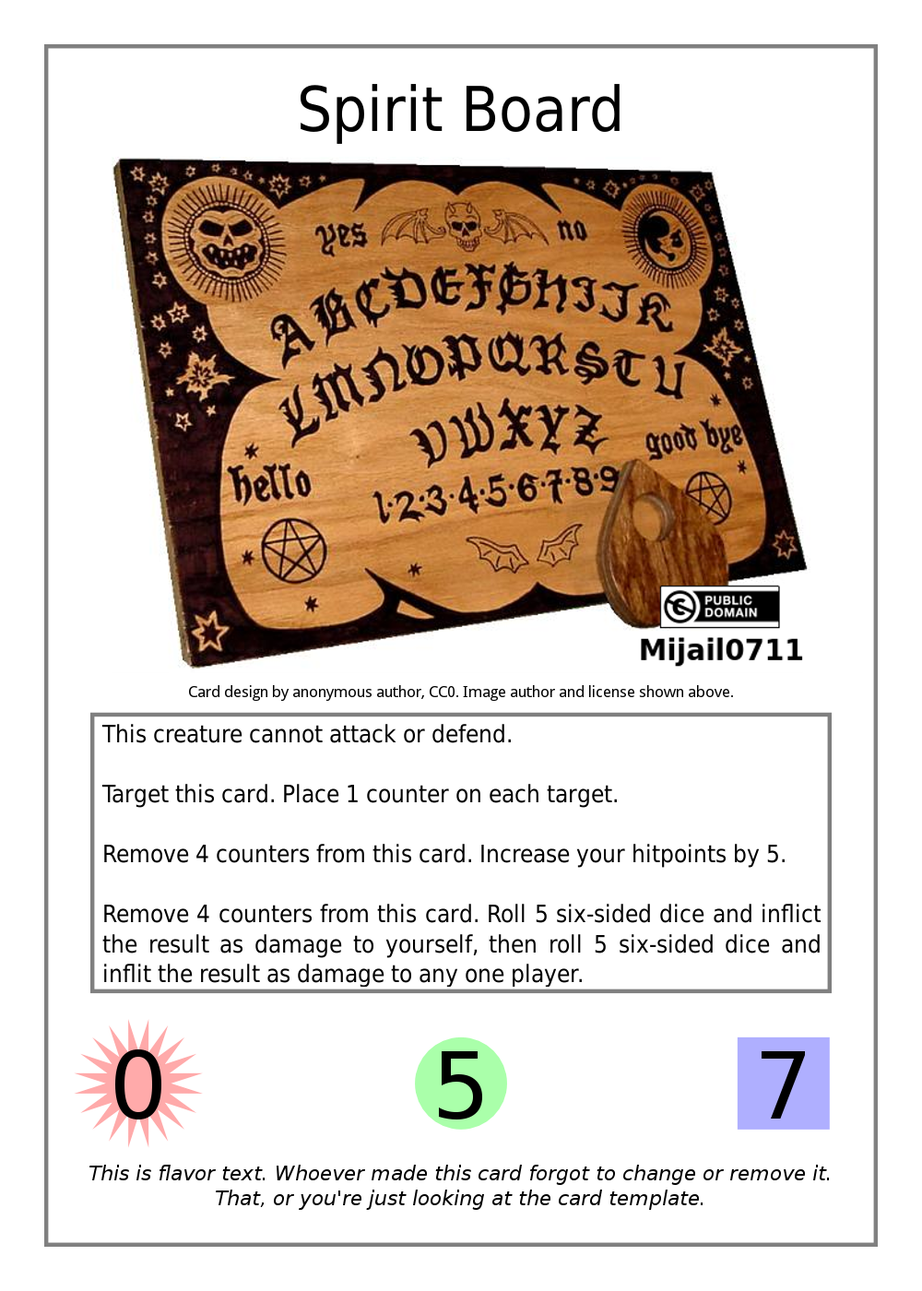
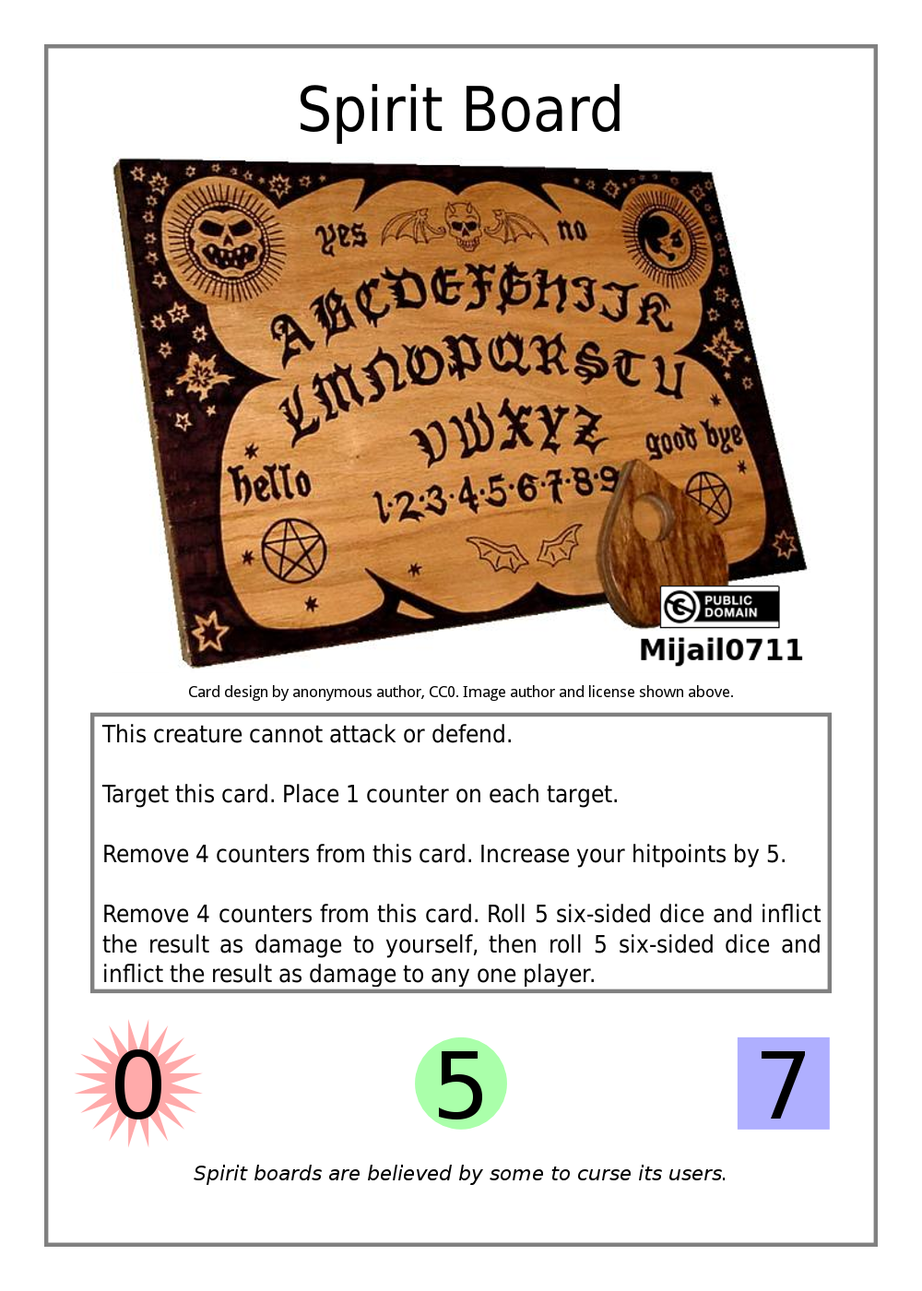
Two versions of the same layered image (922×1291). Layer-by-layer changes:
painted on "Flavor Text" over (89, 1165, 830, 1211)
painted on "Effect Text" over (142, 963, 595, 988)
